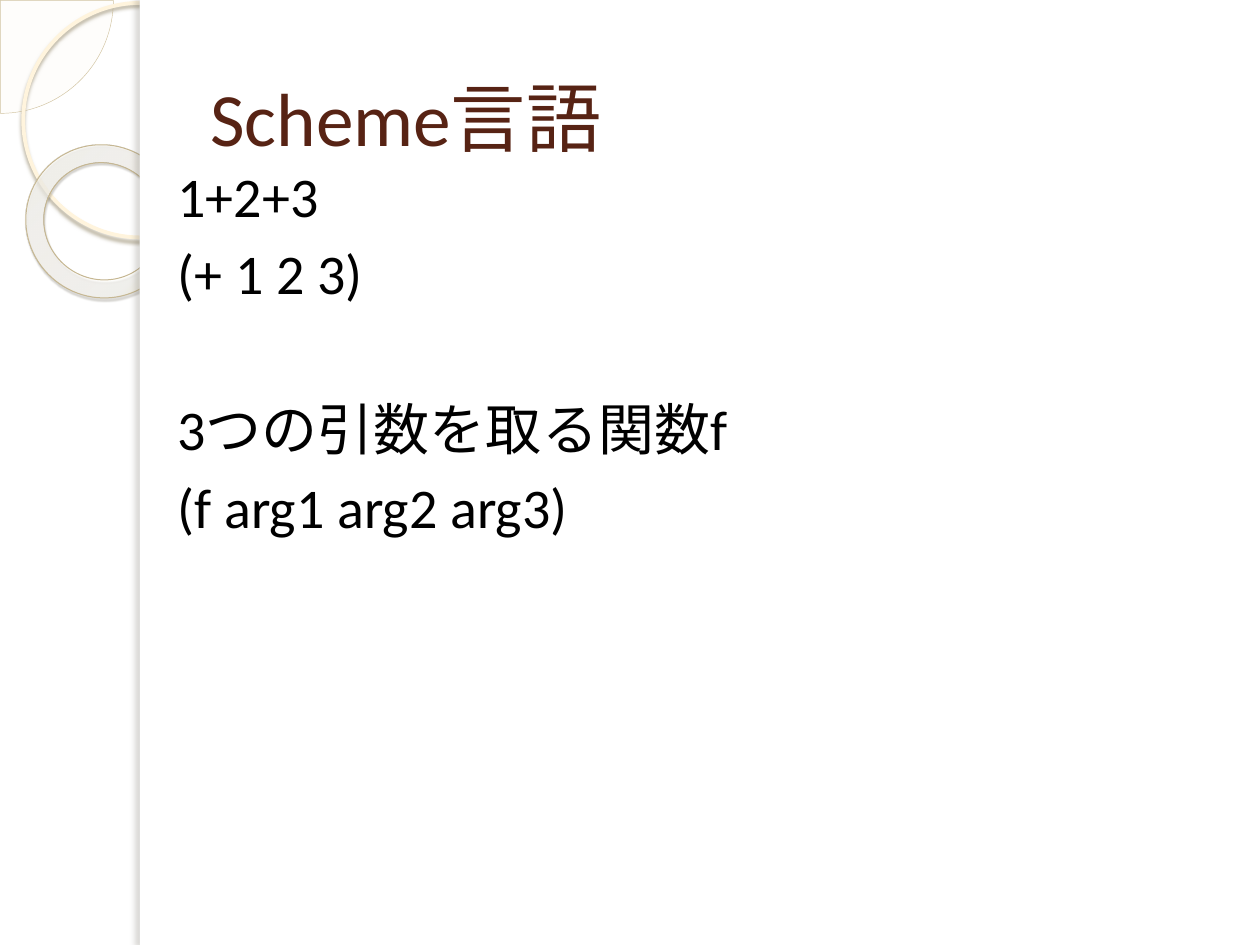
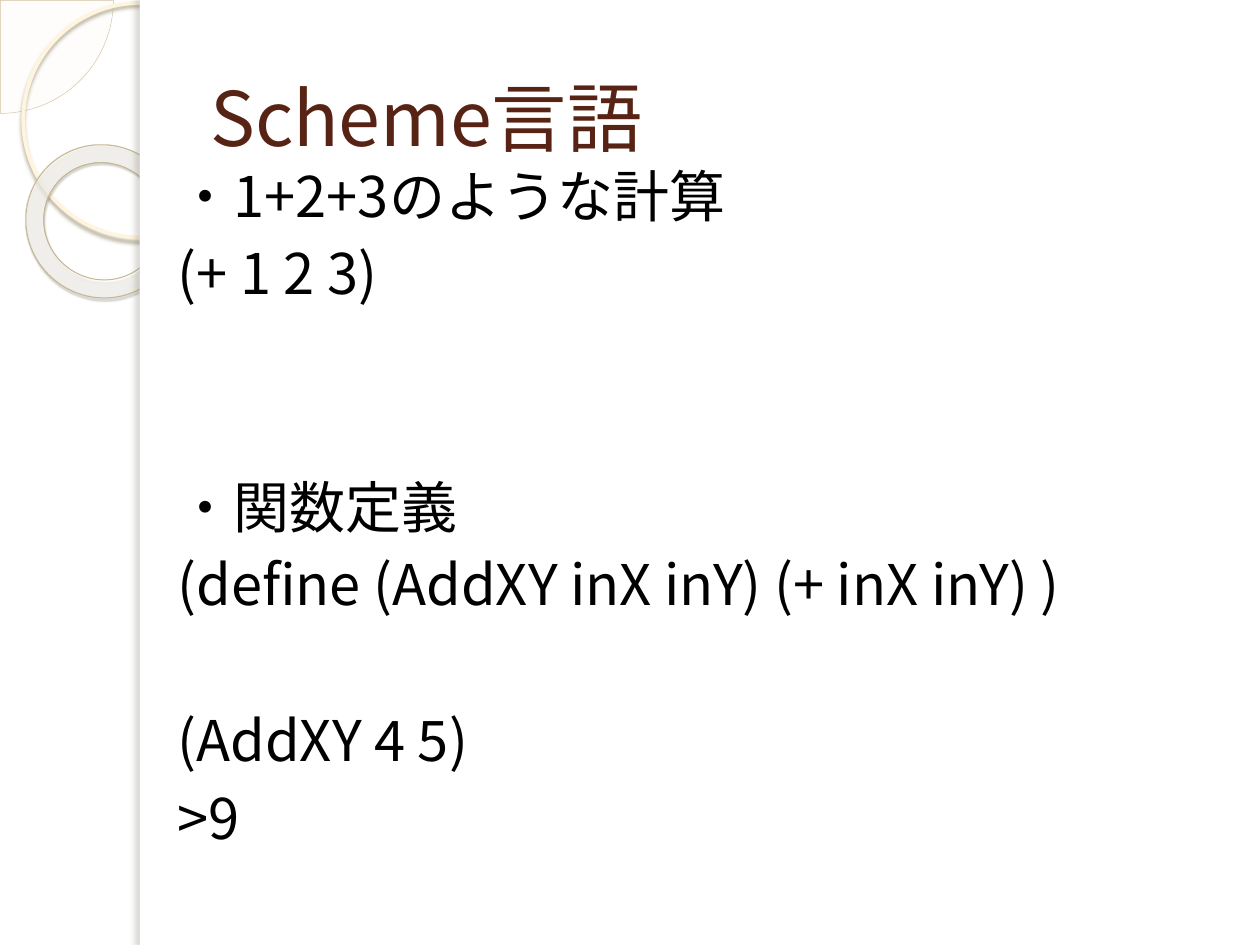
Before and after one commit to yuridonus/FEstudy, a slide deck: slide 16 of gimp.pptx (slide 15 before the commit). Drawn at 1260x945 pixels with LibreOffice and Linux fonts; fonts in the diff are those of the drawing; background and template pictures are left out. Boxes give left, top, right and bottom in pixels: in the first picture for what was removed or moved away, otherwise in the second. Text is boxed around its words. In the diff, an @@ line names an element or a change of style, - is before the commit and + after.

```diff
--- a/gimp.pptx
+++ b/gimp.pptx
@@ title "Scheme言語" at box(210, 85, 642, 152): font Calibri to Noto Sans CJK JP @@
@@ text at box(177, 169, 725, 222): text changed; font Calibri to Noto Sans CJK JP @@
-1+2+3
+・1+2+3のような計算
@@ text at box(240, 248, 377, 305): font Calibri to Noto Sans CJK JP in "(+ 1 2 3)" @@
@@ text at box(177, 481, 1028, 840): text changed; font Calibri to Noto Sans CJK JP @@
-3つの引数を取る関数f
-(f arg1 arg2 arg3)
+・関数定義
+(define (AddXY inX inY) (+ inX inY) )
+(AddXY 4 5)
+>9
```
Also in this commit, not shown: 16 other slides changed, 6 slides added, 3 slides removed, 1 other file.
